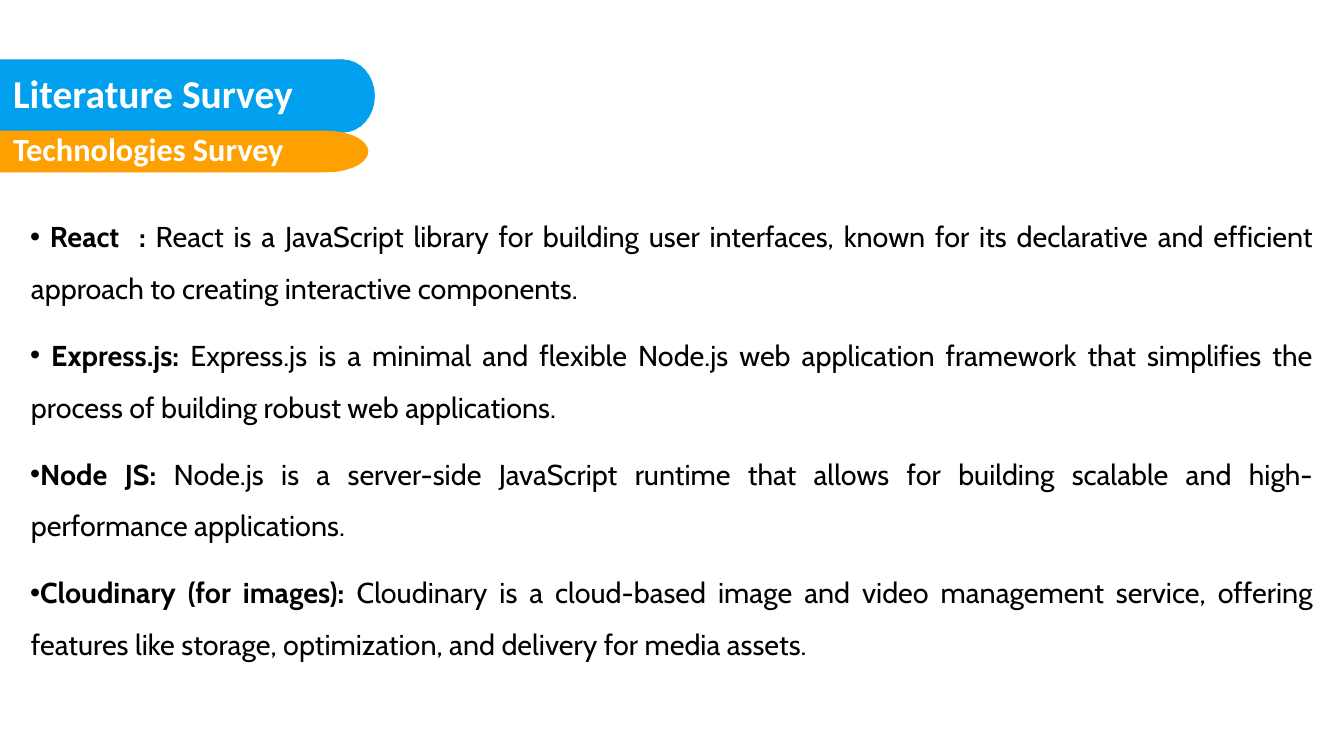
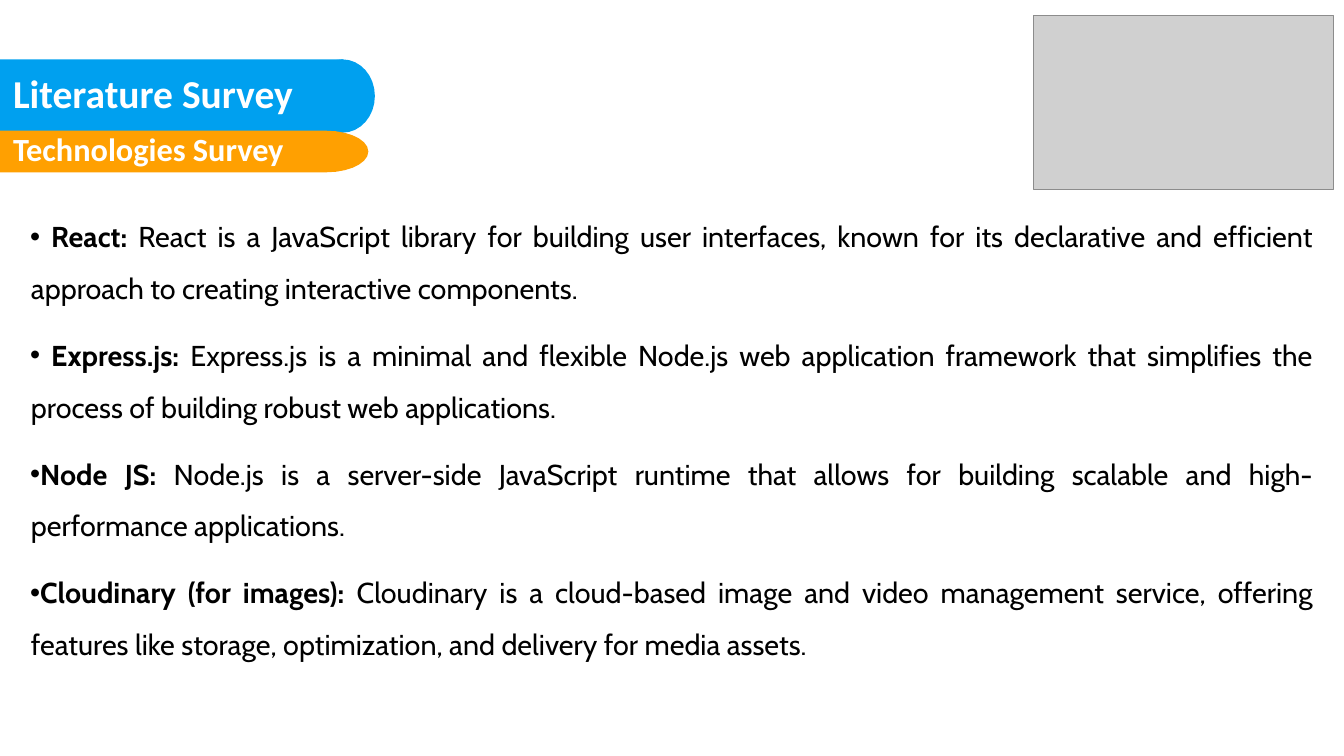
Before and after one commit to nisarggandhi21/Taste-of-Home, a slide deck: slide 15 of Taste-of-Home.pptx. Drawn at 1344x756 pixels with LibreOffice and Linux fonts; fonts in the diff are those of the drawing; grey boxes stand for pictures; background and template pictures are left out. Boxes give left, top, right and bottom in pixels: in the first picture for what was removed or moved away, otherwise in the second. Text is boxed around its words. In the diff, an @@ line names an element or a change of style, - is before the commit and + after.

Commit message:
fixed infinite-react-carosuel

```diff
--- a/Taste-of-Home.pptx
+++ b/Taste-of-Home.pptx
@@ picture added at bbox=[1034, 16, 1333, 189] @@
@@ text at bbox=[31, 225, 1312, 306]: spaces changed @@
-• React : React is a JavaScript library for building user interfaces, known for its declarative and efficient approach to creating interactive components.
+• React: React is a JavaScript library for building user interfaces, known for its declarative and efficient approach to creating interactive components.
```
Also in this commit, not shown: 28 other slides changed, 12 slides added, 1 slide removed, 7 other files.
